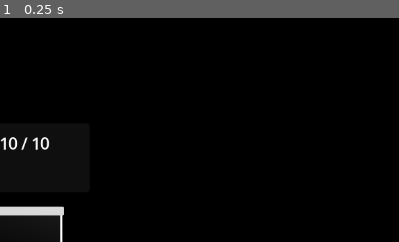
Above: before the commit, frame 1.
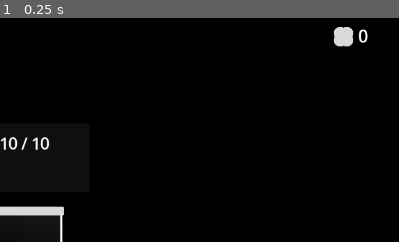
Above: after the commit, the same moment.

Repository: KANAjetzt/ld55-summoning
Game: Godot game, scene res://main.tscn
Two runs of this game, one before a commit and one after it. Both use one fixed random seed, a clock stepped at 60 frames per second and the inputs below.
Inputs:
- Up to frame 1 (0.25 s): no input
The pictures show only the part of the screen within x 50-100%, y 0-50%; the shares and areas given below are measured in that part.

The runs differ from the first frame. In frame 1, 0.5% of the frame differs, in the area x 83-93%, y 4-13%.

Commit message:
feat: :sparkles: dry food counter

Diff:
--- a/Singletons/global.gd
+++ b/Singletons/global.gd
@@ -1,11 +1,19 @@
 extends Node
 
 
-# Called when the node enters the scene tree for the first time.
-func _ready() -> void:
-	pass # Replace with function body.
+signal dry_food_count_changed(dry_food_count: int)
+signal  aliens_attacking_count_changed(aliens_attacking_count: int)
+
+@export var dry_food_count := 0
+
+var aliens_attacking_count := 0
 
 
-# Called every frame. 'delta' is the elapsed time since the previous frame.
-func _process(delta: float) -> void:
-	pass
+func set_dry_fodd_count(amount: int) -> void:
+	dry_food_count = dry_food_count + amount
+	dry_food_count_changed.emit(dry_food_count)
+
+
+func set_aliens_attacking_count(amount: int) -> void:
+	aliens_attacking_count = aliens_attacking_count + amount
+	aliens_attacking_count_changed.emit(aliens_attacking_count)
--- /dev/null
+++ b/UI/dry_food_counter.gd
@@ -0,0 +1,14 @@
+extends HBoxContainer
+
+
+@onready var label: Label = %Label
+
+
+# Called when the node enters the scene tree for the first time.
+func _ready() -> void:
+	Global.dry_food_count_changed.connect(update_dry_food_counter)
+	update_dry_food_counter(Global.dry_food_count)
+
+
+func update_dry_food_counter(dry_food_count: int) -> void:
+	label.text = str(dry_food_count)
--- /dev/null
+++ b/UI/dry_food_counter.tscn
@@ -0,0 +1,23 @@
+[gd_scene load_steps=3 format=3 uid="uid://dudgniskyxns2"]
+
+[ext_resource type="Script" path="res://UI/dry_food_counter.gd" id="1_loe34"]
+[ext_resource type="Texture2D" uid="uid://v1on87kwm0jt" path="res://UI/dry_food_icon.png" id="1_mm1vj"]
+
+[node name="HBoxContainer" type="HBoxContainer"]
+auto_translate_mode = 1
+script = ExtResource("1_loe34")
+
+[node name="TextureRect" type="TextureRect" parent="."]
+auto_translate_mode = 1
+layout_mode = 2
+texture = ExtResource("1_mm1vj")
+expand_mode = 2
+
+[node name="Label" type="Label" parent="."]
+unique_name_in_owner = true
+auto_translate_mode = 1
+layout_mode = 2
+theme_override_font_sizes/font_size = 24
+text = "%s"
+horizontal_alignment = 1
+vertical_alignment = 1
--- a/main.tscn
+++ b/main.tscn
@@ -1,10 +1,13 @@
-[gd_scene load_steps=9 format=3 uid="uid://b0qt8n6gbxlat"]
+[gd_scene load_steps=11 format=3 uid="uid://b0qt8n6gbxlat"]
 
 [ext_resource type="Script" path="res://main.gd" id="1_nu5bv"]
 [ext_resource type="PackedScene" uid="uid://bnjd3xnekunev" path="res://Cats/cat_miner.tscn" id="2_ma2mg"]
 [ext_resource type="PackedScene" uid="uid://b6lwml3cddh7x" path="res://Buildings/storage.tscn" id="2_pq0lw"]
 [ext_resource type="PackedScene" uid="uid://b4a73ga7o86ma" path="res://Buildings/mine.tscn" id="3_uhm5x"]
 [ext_resource type="PackedScene" uid="uid://dpjedk5o7w8rk" path="res://UI/shop.tscn" id="5_qrleq"]
+[ext_resource type="PackedScene" uid="uid://dudgniskyxns2" path="res://UI/dry_food_counter.tscn" id="5_tmh1l"]
+
+[sub_resource type="StyleBoxEmpty" id="StyleBoxEmpty_gxcq8"]
 
 [sub_resource type="Gradient" id="Gradient_suikg"]
 offsets = PackedFloat32Array(0, 0.996169)
@@ -38,6 +41,23 @@
 
 [node name="CanvasLayer" type="CanvasLayer" parent="."]
 
+[node name="PanelContainer" type="PanelContainer" parent="CanvasLayer"]
+anchors_preset = 1
+anchor_left = 1.0
+anchor_right = 1.0
+offset_left = -97.0
+offset_bottom = 40.0
+grow_horizontal = 0
+theme_override_styles/panel = SubResource("StyleBoxEmpty_gxcq8")
+
+[node name="MarginContainer" type="MarginContainer" parent="CanvasLayer/PanelContainer"]
+layout_mode = 2
+theme_override_constants/margin_top = 10
+theme_override_constants/margin_right = 25
+
+[node name="HBoxContainer" parent="CanvasLayer/PanelContainer/MarginContainer" instance=ExtResource("5_tmh1l")]
+layout_mode = 2
+
 [node name="Shop" parent="CanvasLayer" instance=ExtResource("5_qrleq")]
 size_flags_vertical = 8
 
Binary file added: UI/dry_food.png
Not shown, added: UI/dry_food.png.import
Binary file added: UI/dry_food_icon.png
Not shown, added: UI/dry_food_icon.png.import
